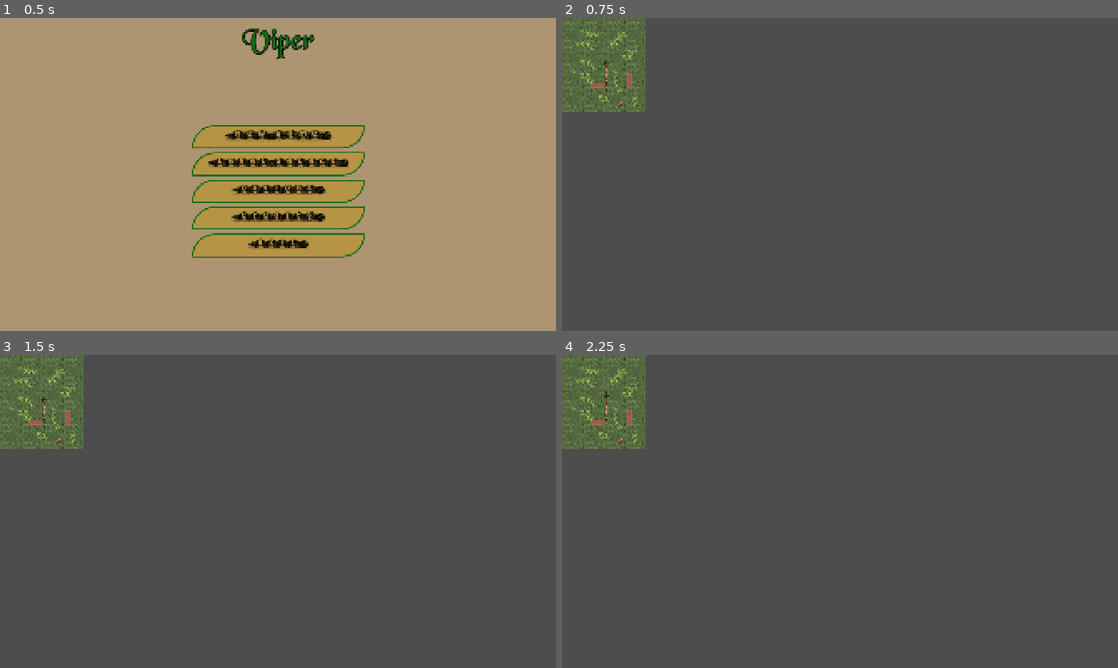
Above: before the commit, frames 1-4 (two rows, left to right).
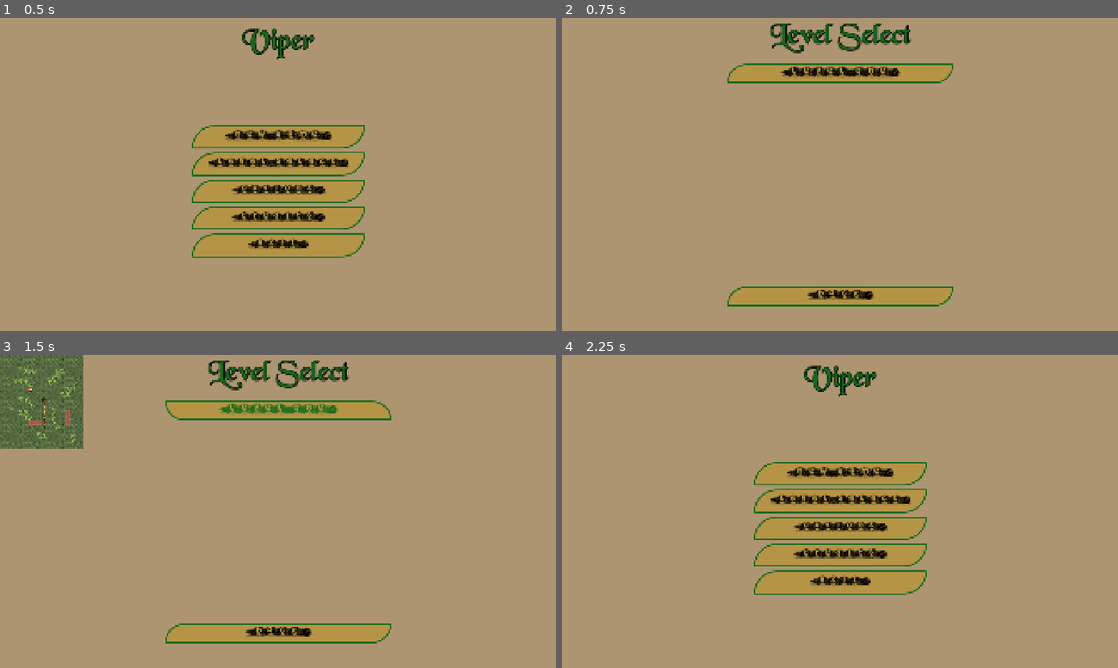
Above: after the commit, the same moments.

Repository: B-nce/Snake
Game: Godot game, scene res://scenes/game/game.tscn
Two runs of this game, one before a commit and one after it. Both use one fixed random seed, a clock stepped at 60 frames per second and the inputs below. This scene is started directly instead of the project's main scene.
Inputs (mouse positions are in pixels of both pictures, inside the frame that each line leads up to):
- Up to frame 1 (0.5 s): no input
- Up to frame 2 (0.75 s): click "(New Game)" at 0.5 s
- Up to frame 3 (1.5 s): click (278, 411) at 1.25 s, where only the run after the commit has a clickable "(Level one)"
- Up to frame 4 (2.25 s): click (840, 633) at 2 s, where only the run after the commit has a clickable "(back)"

Frame 1 is identical in both runs. In frame 2, 100% of the frame differs, in the area x 0-100%, y 0-100%; in frame 3, 95%; in frame 4, 100%.

Commit message:
skin selection works and is saved
Reworked scene changes too

Diff:
--- a/snake/scenes/game/game.gd
+++ b/snake/scenes/game/game.gd
@@ -16,6 +16,7 @@
 	var scenes = get_tree().current_scene
 	print(scenes)
 	main_menu.options_loaded.connect(options_loaded)
+	main_menu.level_select_loaded.connect(level_select_loaded)
 	load_data()
 	pass
 
@@ -28,11 +29,26 @@
 	pass
 
 
+func level_select_loaded(level_select: Node) -> void:
+	var menu = get_child(0)
+	level_select = menu.get_child(-1)
+	print(level_select)
+	level_select.level_1_start.connect(set_level_1_skin)
+	pass
+
+
 func update_skin(new_path: String, new_texture: Texture2D) -> void:
 	print("ez lehetetlen")
 	snake_skin_texture = new_texture
 	selected_skin_path = new_path
 	save_data()
+	pass
+
+
+func set_level_1_skin(level_1: Node) -> void:
+	print("ez lehetetlen")
+	var player = level_1.get_child(1)
+	level_1.get_child(1).set_snake_skin(snake_skin_texture)
 	pass
 
 
@@ -43,6 +59,7 @@
 		high_Score_level_2 = file.get_var()
 		high_Score_level_3 = file.get_var()
 		selected_skin_path = file.get_var()
+		snake_skin_texture = load(selected_skin_path)
 	pass
 
 
--- a/snake/scenes/level_select/level_select.gd
+++ b/snake/scenes/level_select/level_select.gd
@@ -1,11 +1,22 @@
 extends Control
+
+signal level_1_start
+const LEVEL_1_PATH = "res://scenes/level_1/level_1.tscn"
+
 
 func _on_button_pressed() -> void:
 	get_tree().change_scene_to_file("res://scenes/main_menu_scene/main_menu.tscn")
 
 func _on_back_button_pressed() -> void:
-	get_tree().change_scene_to_file("res://scenes/main_menu_scene/main_menu.tscn")
+	self.queue_free()
+	#get_tree().change_scene_to_file("res://scenes/main_menu_scene/main_menu.tscn")
 
 
 func _on_level_1_button_pressed() -> void:
-	get_tree().change_scene_to_file("res://scenes/level_1/level_1.tscn")
+	var level_1_packed: PackedScene = load(LEVEL_1_PATH)
+	var level_1: Node = level_1_packed.instantiate()
+	add_child(level_1)
+	#get_tree().change_scene_to_file("res://scenes/level_select/level_select.tscn")
+	level_1_start.emit(level_1)
+	#get_tree().change_scene_to_file("res://scenes/level_1/level_1.tscn")
+	#level_1_start.emit()
--- a/snake/scenes/main_menu_scene/main_menu.gd
+++ b/snake/scenes/main_menu_scene/main_menu.gd
@@ -2,11 +2,17 @@
 
 
 signal options_loaded
+signal level_select_loaded
 const OPTIONS_PATH: String = "res://scenes/options_scene/options.tscn"
+const LEVEL_SELECT_PATH: String = "res://scenes/level_select/level_select.tscn"
 
 
 func _on_new_game_pressed() -> void:
-	get_tree().change_scene_to_file("res://scenes/level_1/level_1.tscn")
+	var level_select_packed: PackedScene = load(LEVEL_SELECT_PATH)
+	var level_select: Node = level_select_packed.instantiate()
+	add_child(level_select)
+	#get_tree().change_scene_to_file("res://scenes/level_select/level_select.tscn")
+	level_select_loaded.emit(level_select)
 
 
 func _on_level_select_pressed() -> void:
--- a/snake/scenes/options_scene/options.gd
+++ b/snake/scenes/options_scene/options.gd
@@ -9,7 +9,8 @@
 	%MuteBox.set_pressed_no_signal(AudioServer.is_bus_mute(0))
 
 func _on_button_pressed() -> void:
-	get_tree().change_scene_to_file("res://scenes/main_menu_scene/main_menu.tscn")
+	self.queue_free()
+	#get_tree().change_scene_to_file("res://scenes/main_menu_scene/main_menu.tscn")
 
 
 func _on_h_slider_value_changed(value: float) -> void:
--- a/snake/scenes/options_scene/options.tscn
+++ b/snake/scenes/options_scene/options.tscn
@@ -437,18 +437,18 @@
 [connection signal="pressed" from="TabContainer/Volume options/VBoxContainer/BackButton" to="." method="_on_button_pressed"]
 [connection signal="skin_selected" from="TabContainer/Skin selector/ScrollContainer/HorizontalOutsideContainer/ContainerColumn/SnakeSkinPanel" to="." method="_on_snake_skin_panel_skin_selected"]
 [connection signal="skin_selected" from="TabContainer/Skin selector/ScrollContainer/HorizontalOutsideContainer/ContainerColumn/SnakeSkinPanel3" to="." method="_on_snake_skin_panel_skin_selected"]
-[connection signal="skin_selected" from="TabContainer/Skin selector/ScrollContainer/HorizontalOutsideContainer/ContainerColumn/SnakeSkinPanel4" to="." method="_on_skin_select_button_pressed"]
-[connection signal="skin_selected" from="TabContainer/Skin selector/ScrollContainer/HorizontalOutsideContainer/ContainerColumn/SnakeSkinPanel5" to="." method="_on_skin_select_button_pressed"]
-[connection signal="skin_selected" from="TabContainer/Skin selector/ScrollContainer/HorizontalOutsideContainer/ContainerColumn/SnakeSkinPanel6" to="." method="_on_skin_select_button_pressed"]
-[connection signal="skin_selected" from="TabContainer/Skin selector/ScrollContainer/HorizontalOutsideContainer/ContainerColumn/SnakeSkinPanel7" to="." method="_on_skin_select_button_pressed"]
-[connection signal="skin_selected" from="TabContainer/Skin selector/ScrollContainer/HorizontalOutsideContainer/ContainerColumn/SnakeSkinPanel8" to="." method="_on_skin_select_button_pressed"]
-[connection signal="skin_selected" from="TabContainer/Skin selector/ScrollContainer/HorizontalOutsideContainer/ContainerColumn/SnakeSkinPanel9" to="." method="_on_skin_select_button_pressed"]
-[connection signal="skin_selected" from="TabContainer/Skin selector/ScrollContainer/HorizontalOutsideContainer/ContainerColumn2/SnakeSkinPanel3" to="." method="_on_skin_select_button_pressed"]
-[connection signal="skin_selected" from="TabContainer/Skin selector/ScrollContainer/HorizontalOutsideContainer/ContainerColumn2/SnakeSkinPanel2" to="." method="_on_skin_select_button_pressed"]
-[connection signal="skin_selected" from="TabContainer/Skin selector/ScrollContainer/HorizontalOutsideContainer/ContainerColumn2/SnakeSkinPanel4" to="." method="_on_skin_select_button_pressed"]
-[connection signal="skin_selected" from="TabContainer/Skin selector/ScrollContainer/HorizontalOutsideContainer/ContainerColumn2/SnakeSkinPanel5" to="." method="_on_skin_select_button_pressed"]
-[connection signal="skin_selected" from="TabContainer/Skin selector/ScrollContainer/HorizontalOutsideContainer/ContainerColumn2/SnakeSkinPanel6" to="." method="_on_skin_select_button_pressed"]
-[connection signal="skin_selected" from="TabContainer/Skin selector/ScrollContainer/HorizontalOutsideContainer/ContainerColumn2/SnakeSkinPanel7" to="." method="_on_skin_select_button_pressed"]
-[connection signal="skin_selected" from="TabContainer/Skin selector/ScrollContainer/HorizontalOutsideContainer/ContainerColumn2/SnakeSkinPanel8" to="." method="_on_skin_select_button_pressed"]
-[connection signal="skin_selected" from="TabContainer/Skin selector/ScrollContainer/HorizontalOutsideContainer/ContainerColumn2/SnakeSkinPanel9" to="." method="_on_skin_select_button_pressed"]
+[connection signal="skin_selected" from="TabContainer/Skin selector/ScrollContainer/HorizontalOutsideContainer/ContainerColumn/SnakeSkinPanel4" to="." method="_on_snake_skin_panel_skin_selected"]
+[connection signal="skin_selected" from="TabContainer/Skin selector/ScrollContainer/HorizontalOutsideContainer/ContainerColumn/SnakeSkinPanel5" to="." method="_on_snake_skin_panel_skin_selected"]
+[connection signal="skin_selected" from="TabContainer/Skin selector/ScrollContainer/HorizontalOutsideContainer/ContainerColumn/SnakeSkinPanel6" to="." method="_on_snake_skin_panel_skin_selected"]
+[connection signal="skin_selected" from="TabContainer/Skin selector/ScrollContainer/HorizontalOutsideContainer/ContainerColumn/SnakeSkinPanel7" to="." method="_on_snake_skin_panel_skin_selected"]
+[connection signal="skin_selected" from="TabContainer/Skin selector/ScrollContainer/HorizontalOutsideContainer/ContainerColumn/SnakeSkinPanel8" to="." method="_on_snake_skin_panel_skin_selected"]
+[connection signal="skin_selected" from="TabContainer/Skin selector/ScrollContainer/HorizontalOutsideContainer/ContainerColumn/SnakeSkinPanel9" to="." method="_on_snake_skin_panel_skin_selected"]
+[connection signal="skin_selected" from="TabContainer/Skin selector/ScrollContainer/HorizontalOutsideContainer/ContainerColumn2/SnakeSkinPanel3" to="." method="_on_snake_skin_panel_skin_selected"]
+[connection signal="skin_selected" from="TabContainer/Skin selector/ScrollContainer/HorizontalOutsideContainer/ContainerColumn2/SnakeSkinPanel2" to="." method="_on_snake_skin_panel_skin_selected"]
+[connection signal="skin_selected" from="TabContainer/Skin selector/ScrollContainer/HorizontalOutsideContainer/ContainerColumn2/SnakeSkinPanel4" to="." method="_on_snake_skin_panel_skin_selected"]
+[connection signal="skin_selected" from="TabContainer/Skin selector/ScrollContainer/HorizontalOutsideContainer/ContainerColumn2/SnakeSkinPanel5" to="." method="_on_snake_skin_panel_skin_selected"]
+[connection signal="skin_selected" from="TabContainer/Skin selector/ScrollContainer/HorizontalOutsideContainer/ContainerColumn2/SnakeSkinPanel6" to="." method="_on_snake_skin_panel_skin_selected"]
+[connection signal="skin_selected" from="TabContainer/Skin selector/ScrollContainer/HorizontalOutsideContainer/ContainerColumn2/SnakeSkinPanel7" to="." method="_on_snake_skin_panel_skin_selected"]
+[connection signal="skin_selected" from="TabContainer/Skin selector/ScrollContainer/HorizontalOutsideContainer/ContainerColumn2/SnakeSkinPanel8" to="." method="_on_snake_skin_panel_skin_selected"]
+[connection signal="skin_selected" from="TabContainer/Skin selector/ScrollContainer/HorizontalOutsideContainer/ContainerColumn2/SnakeSkinPanel9" to="." method="_on_snake_skin_panel_skin_selected"]
 [connection signal="pressed" from="TabContainer/Skin selector/BackButton" to="." method="_on_button_pressed"]
